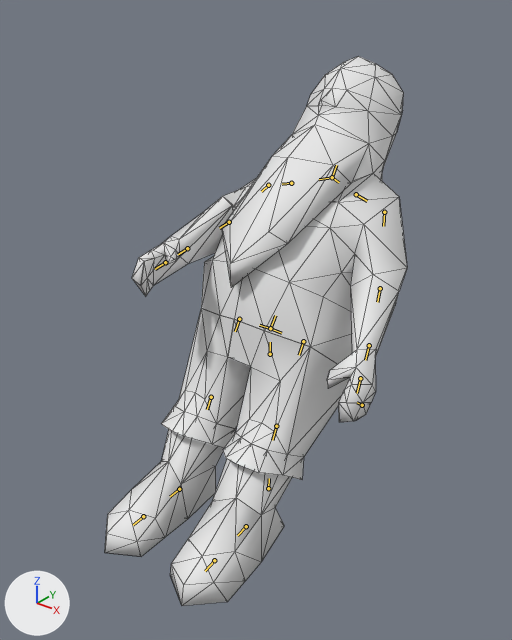
What one commit did to the Blender file assets-src/rooms/tavern/creature-clips/Dwarf2.blend.
The view is the same before and after, from a 50 mm lens placed at (0.553, -0.707, 0.758), pointed at (-0.004, -0.011, 0.327). Arrows for +X, +Y and +Z are at lower left; the lights stay in place. The first picture is the older version. Both versions are drawn at frame 10 of the action 'SitSlap'; the numbers are the values there. The bones that change, and the others that lie on the model, are drawn over the model as lines. Mesh edges are drawn as thin lines.

Objects in the first picture: 'Dwarf2SourceMesh'.
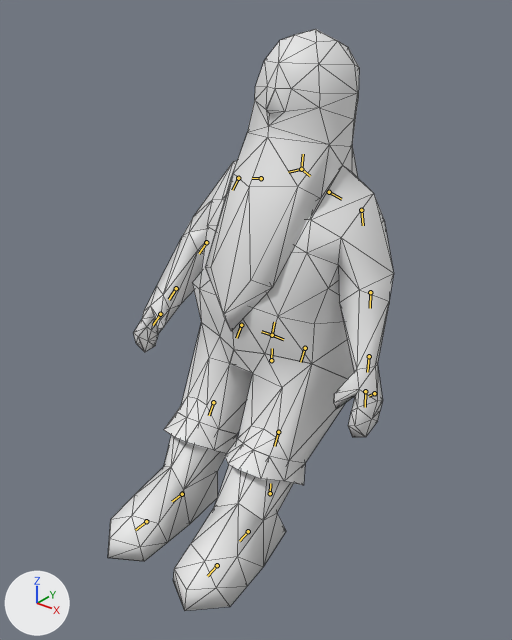
What differs and where, as boxes [x1, y1, x2, y2] in the pictures (512 x 640 px):
'Dwarf2SourceMesh', posed: before [105, 56, 407, 606]; after [108, 29, 394, 611]
bone 'cog2', root to tip: before (268, 488) to (269, 478); after (270, 493) to (270, 483)
bone 'spine', root to tip: before (270, 328) to (275, 315); after (272, 335) to (274, 322)
bone 'arm_r', root to tip: before (268, 185) to (261, 191); after (238, 178) to (232, 190)
bone 'forearm_r', root to tip: before (229, 222) to (219, 228); after (206, 242) to (199, 253)
bone 'head', root to tip: before (332, 177) to (336, 165); after (301, 169) to (303, 154)

Patch to the scene script:
```diff
--- a/assets-src/rooms/tavern/creature-clips/Dwarf2.blend.py
+++ b/assets-src/rooms/tavern/creature-clips/Dwarf2.blend.py
@@ bone_cog2 @@
 bone_cog2 = bpy.data.objects['Dwarf2'].pose.bones['cog2']
-bone_cog2.location = (0.0, 0.008, -0.018)
+bone_cog2.location = (0.0, -0.004, -0.022)
@@ bone_spine @@
 bone_spine = bpy.data.objects['Dwarf2'].pose.bones['spine']  # child of 'cog'
-bone_spine.rotation_quaternion = (0.951, -0.309, -0.032, 0.01)  # degrees (-36, -3, 2)
+bone_spine.rotation_quaternion = (0.992, -0.125, -0.013, 0.004)  # degrees (-14, -1, 1)
@@ bone_arm_r @@
 bone_arm_r = bpy.data.objects['Dwarf2'].pose.bones['arm_r']  # child of 'shoulder2_r'
-bone_arm_r.rotation_quaternion = (0.869, -0.386, 0.023, 0.308)  # degrees (-43, 16, 33)
+bone_arm_r.rotation_quaternion = (0.972, -0.205, 0.003, 0.114)  # degrees (-24, 3, 13)
@@ bone_forearm_r @@
 bone_forearm_r = bpy.data.objects['Dwarf2'].pose.bones['forearm_r']  # child of 'arm_r'
-bone_forearm_r.rotation_quaternion = (0.994, 0.094, -0.039, -0.032)  # degrees (11, -4, -4)
+bone_forearm_r.rotation_quaternion = (1.0, 0.004, -0.014, -0.027)  # degrees (1, -2, -3)
@@ bone_head @@
 bone_head = bpy.data.objects['Dwarf2'].pose.bones['head']  # child of 'spine'
-bone_head.rotation_quaternion = (1.0, 0.0, 0.0, 0.0)  # degrees (0, 0, 0)
+bone_head.rotation_quaternion = (0.999, 0.042, 0.0, 0.0)  # degrees (5, 0, 0)
```
